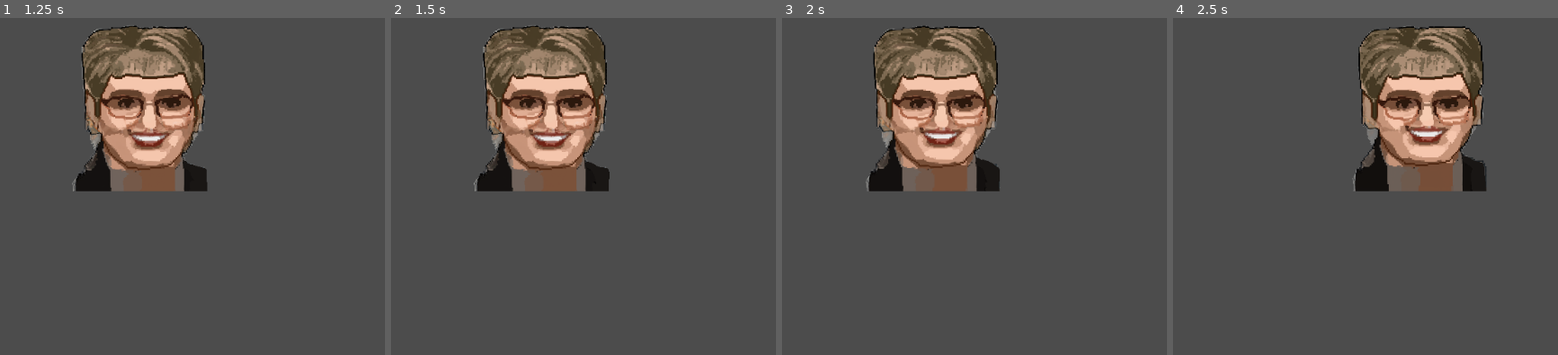
Above: before the commit, frames 1-4 (left to right).
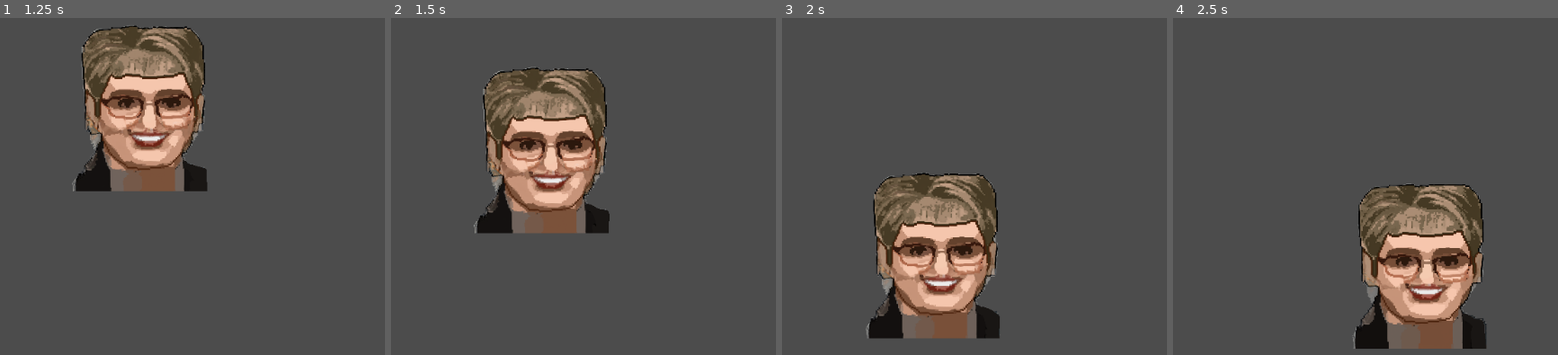
Above: after the commit, the same moments.

Repository: SaturdayGroup/game
Game: Godot game, scene res://Monsters/Hillarick/Hillarick.tscn
Two runs of this game, one before a commit and one after it. Both use one fixed random seed, a clock stepped at 60 frames per second and the inputs below.
Inputs:
- Up to frame 1 (1.25 s): tap Enter at 0.5 s; hold Right (ui_right) from 0.53 s (still down)
- Up to frame 2 (1.5 s): release Right (ui_right) at 1.28 s; hold Down (ui_down) from 1.28 s (still down)
- Up to frame 3 (2 s): keep holding Down (ui_down)
- Up to frame 4 (2.5 s): release Down (ui_down) at 2.03 s; hold Right (ui_right) from 2.03 s (still down)

Frame 1 is identical in both runs. In frame 2, 17% of the frame differs, in the area x 21-57%, y 2-64%; in frame 3, 27%; in frame 4, 28%, in the area x 46-82%, y 2-99%.

Commit message:
Fixed y direction

Diff:
--- a/Monsters/Hillarick/Movement.gd
+++ b/Monsters/Hillarick/Movement.gd
@@ -17,9 +17,9 @@
 	if Input.is_action_pressed("ui_left"):
 		velocity.x -= 1
 	if Input.is_action_pressed("ui_up"):
+		velocity.y -= 1
+	if Input.is_action_pressed("ui_down"):
 		velocity.y += 1
-	if Input.is_action_pressed("ui_down"):
-		velocity.y -= 1
 
 	# Update sprite direction
 	if velocity.x != 0:
